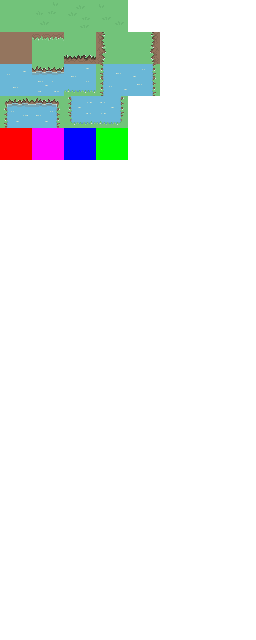
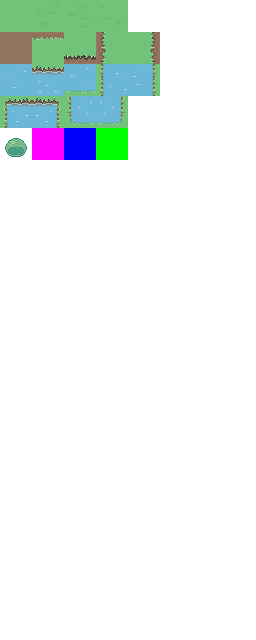
Before/after of a 256 x 640 layered artwork. What changed in the layer stack:
added layer "Layer #1" above "Layer" over [5, 138, 27, 157]
painted on "Layer" over [0, 128, 32, 160]
